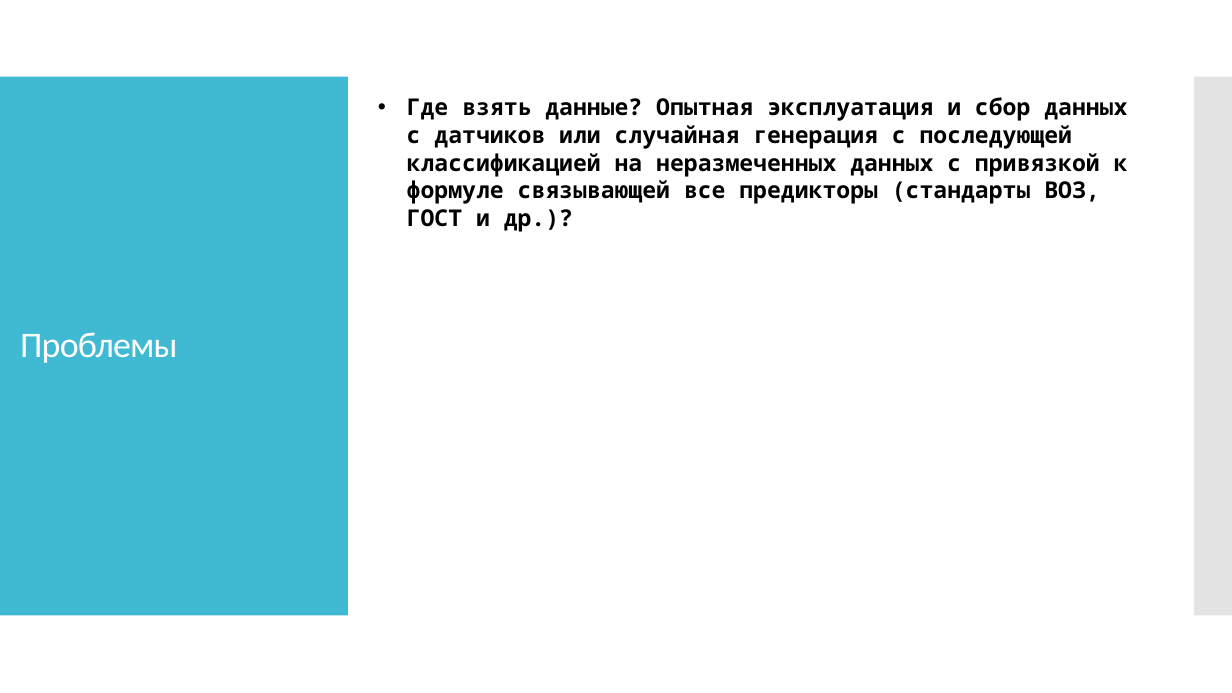
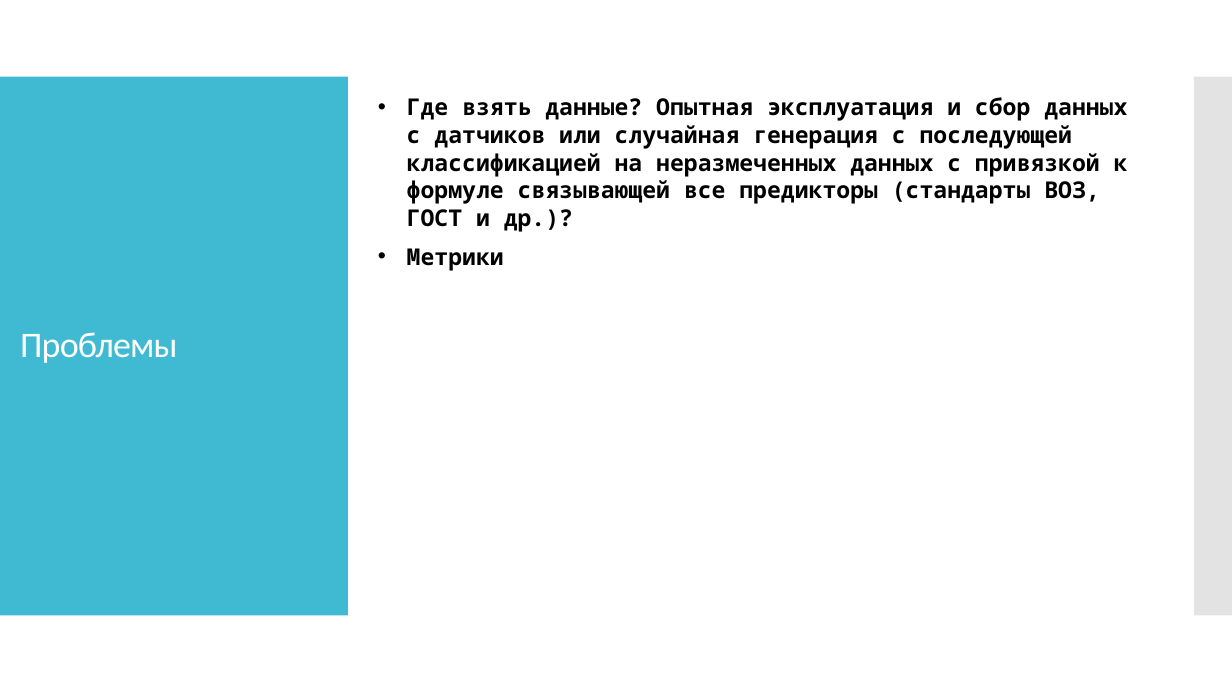
Before and after one commit to IlyyaNeustroev/airQuality, a slide deck: slide 19 of Презентация/АэроМонитор.pptx. Drawn at 1232x693 pixels with LibreOffice and Linux fonts; fonts in the diff are those of the drawing. Boxes give left, top, right and bottom in pixels: in the first picture for what was removed or moved away, otherwise in the second. Text is boxed around its words. In the diff, an @@ line names an element or a change of style, - is before the commit and + after.

```diff
--- a/Презентация/АэроМонитор.pptx
+++ b/Презентация/АэроМонитор.pptx
@@ text added at [407,248,504,270], 18 pt, text #000000, bold @@
+• Метрики
```
Also in this commit, not shown: 1 other slide changed.
